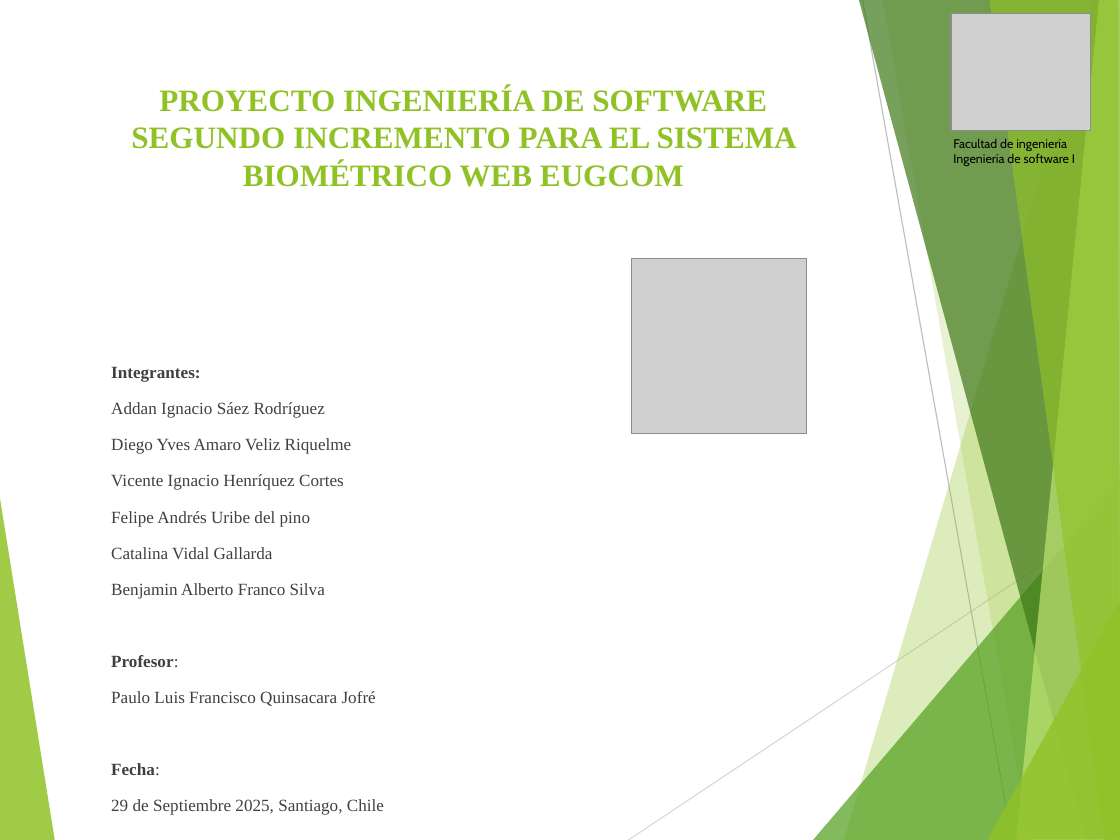
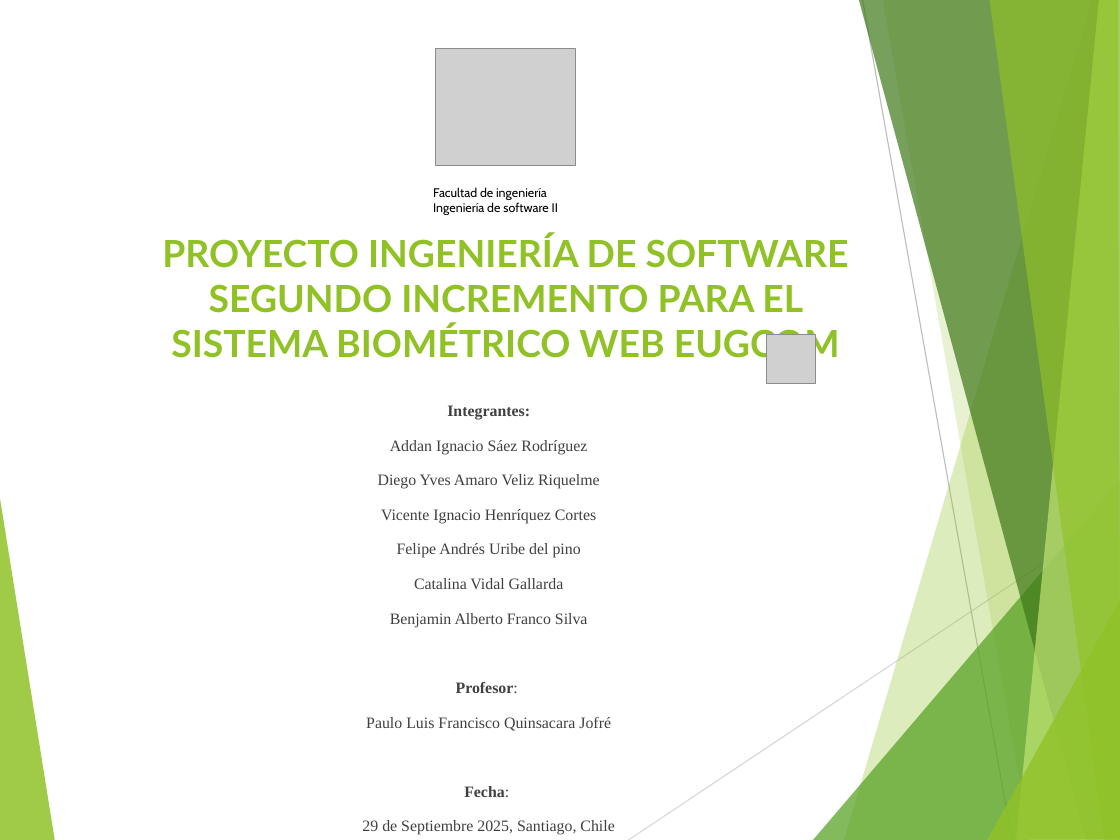
Before and after one commit to vixo23/ING-DE-SOFTWARE, a slide deck: slide 1 of INCREMENTO2/PPTS/PPt Segundo incremento scrum++.pptx. Drawn at 1120x840 pixels with LibreOffice and Linux fonts; fonts in the diff are those of the drawing; grey boxes stand for pictures. Boxes give left, top, right and bottom in pixels: in the first picture for what was removed or moved away, otherwise in the second. Text is boxed around its words. In the diff, an @@ line names an element or a change of style, - is before the commit and + after.

```diff
--- a/INCREMENTO2/PPTS/PPt Segundo incremento scrum++.pptx
+++ b/INCREMENTO2/PPTS/PPt Segundo incremento scrum++.pptx
@@ picture: place and size @@
-picture at bbox=[951, 13, 1090, 131]
+picture at bbox=[436, 48, 575, 166]
@@ text "Facultad de ingeniería": place and size @@
-text "Facultad de ingeniería" at bbox=[953, 138, 1075, 166]
+text "Facultad de ingeniería" at bbox=[433, 187, 558, 215]
@@ text at bbox=[433, 202, 558, 215]: text changed @@
-Ingeniería de software I
+Ingeniería de software II
@@ title "PROYECTO INGENIERÍA DE SOFTWARE SEGUNDO ...": place and size @@
-title "PROYECTO INGENIERÍA DE SOFTWARE SEGUNDO ..." at bbox=[131, 87, 797, 187]
+title "PROYECTO INGENIERÍA DE SOFTWARE SEGUNDO ..." at bbox=[162, 235, 849, 364]
@@ title "PROYECTO INGENIERÍA DE SOFTWARE SEGUNDO ..." at bbox=[162, 235, 849, 364]: size 20 to 24 pt, font Times New Roman to Lato @@
@@ picture: place and size @@
-picture at bbox=[632, 259, 806, 433]
+picture at bbox=[767, 335, 816, 384]
@@ text "Integrantes:": place and size @@
-text "Integrantes:" at bbox=[111, 367, 384, 815]
+text "Integrantes:" at bbox=[362, 405, 614, 835]
@@ text "Integrantes:" at bbox=[362, 405, 614, 835]: size 11 to 10.2 pt; alignment left to centre @@
```
Also in this commit, not shown: 9 other slides changed, 1 slide added, 1 slide removed, 2 other files.
